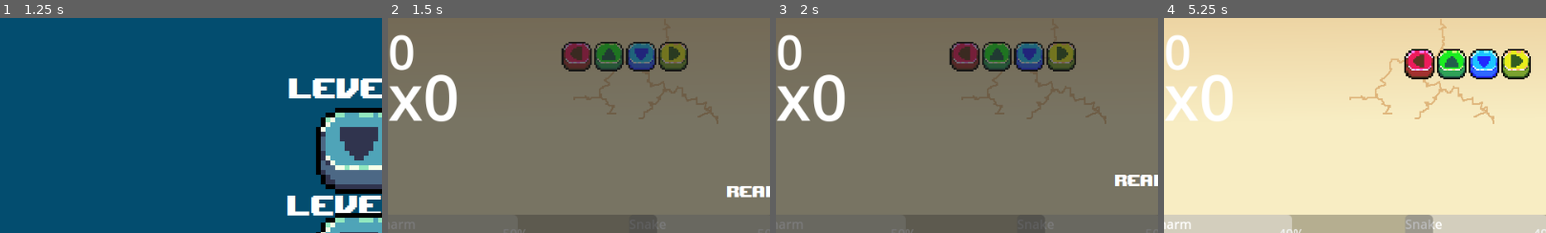
Above: before the commit, frames 1-4 (left to right).
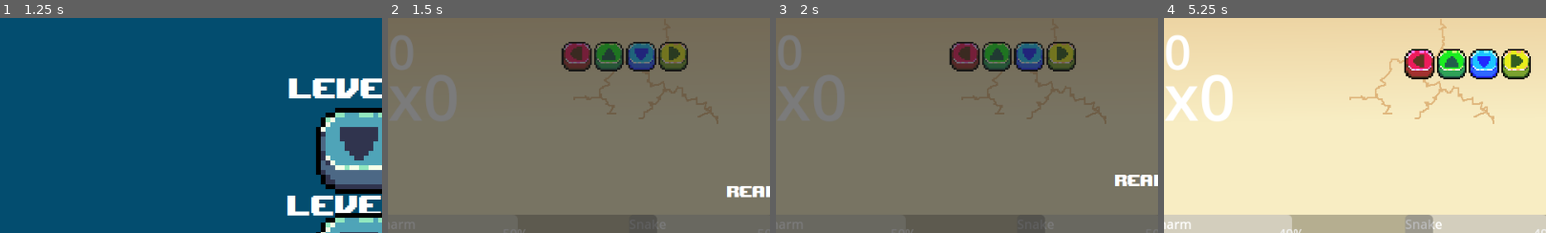
Above: after the commit, the same moments.

Repository: K0RIS/WinterMelonJam2023
Game: Godot game, scene res://assets/scenes/main_menu.tscn
The game is run twice, just before and just after one commit, with the same random seed, the same clock (stepped at 60 frames per second) and the same inputs. The engine's default icon, where the game draws it, is replaced by a stand-in: a white triangle on a blue panel in a dark square. Sound files missing from this copy of the repository are replaced by a short silence.
Inputs (mouse positions are % of the whole screen's width and height, from its top left):
- Up to frame 1 (1.25 s): click (30, 22) at 0.5 s
- Up to frame 2 (1.5 s): click (47, 31) at 1.25 s
- Up to frame 3 (2 s): no input
- Up to frame 4 (5.25 s): tap Space (Start_Level) at 2, 2.1, 2.85, 3.5, 3.6, 4.35, 5, 5.1 s; hold D (move_right) 2.03-3.53 s; tap Enter (ui_accept) at 2.27, 2.75, 3.02, 4.25, 4.52 s; hold Left (left) 3.53-4.28 s; hold D (move_right) from 4.28 s (still down)
The pictures show only the part of the screen within x 0-50%, y 0-50%; the shares and areas given below are measured in that part.

Frame 1 is identical in both runs. In frame 2, 2.3% of the frame differs, in the area x 0-18%, y 7-49%; in frame 3, 2.3%; in frame 4, nothing differs.

Commit message:
fail State added

Diff:
--- /dev/null
+++ b/FailState.gd
@@ -0,0 +1,25 @@
+extends CanvasLayer
+
+
+# Called when the node enters the scene tree for the first time.
+func _ready():
+	pass # Replace with function body.
+
+
+# Called every frame. 'delta' is the elapsed time since the previous frame.
+func _process(delta):
+	pass
+
+
+func _on_retry_pressed():
+	get_tree().reload_current_scene()
+
+
+func _on_home_pressed():
+	get_tree().paused = false
+	get_tree().change_scene_to_file("res://assets/scenes/main_menu.tscn")
+
+func  FailState():
+	get_tree().paused = true
+	$AnimationPlayer.play("failstate")
+	$LostSound
--- /dev/null
+++ b/FailState.tscn
@@ -0,0 +1,172 @@
+[gd_scene load_steps=13 format=3 uid="uid://ch3tr2o6drtbt"]
+
+[ext_resource type="Script" path="res://FailState.gd" id="1_ffv0f"]
+[ext_resource type="Texture2D" uid="uid://dv1pdie8igfsf" path="res://assets/UiAsset/cyan_square_30.png" id="2_brc45"]
+[ext_resource type="Texture2D" uid="uid://dc6tibj77kmvf" path="res://assets/UiAsset/cyan_pressed_square_29.png" id="3_2tvgk"]
+[ext_resource type="Theme" uid="uid://b33upsigydajd" path="res://assets/UiAsset/PixelFont.tres" id="4_q68cs"]
+[ext_resource type="Texture2D" uid="uid://dplk4kucvjwiy" path="res://assets/UiAsset/cyan_square_3.png" id="5_amwm7"]
+[ext_resource type="Texture2D" uid="uid://b6brbbhb8byv2" path="res://assets/UiAsset/cyan_pressed_square_2.png" id="6_t1a5m"]
+[ext_resource type="AudioStream" uid="uid://c40goqd7qvumr" path="res://assets/sound/SoundEffects/Level_Select.wav" id="7_tbssu"]
+
+[sub_resource type="Animation" id="Animation_seq6w"]
+length = 0.001
+
+[sub_resource type="Animation" id="Animation_ept0x"]
+resource_name = "Start"
+length = 3.0
+tracks/0/type = "value"
+tracks/0/imported = false
+tracks/0/enabled = true
+tracks/0/path = NodePath(".:visible")
+tracks/0/interp = 1
+tracks/0/loop_wrap = true
+tracks/0/keys = {
+"times": PackedFloat32Array(3),
+"transitions": PackedFloat32Array(1),
+"update": 1,
+"values": [false]
+}
+tracks/1/type = "method"
+tracks/1/imported = false
+tracks/1/enabled = true
+tracks/1/path = NodePath(".")
+tracks/1/interp = 1
+tracks/1/loop_wrap = true
+tracks/1/keys = {
+"times": PackedFloat32Array(3),
+"transitions": PackedFloat32Array(1),
+"values": [{
+"args": [],
+"method": &"UnPause"
+}]
+}
+
+[sub_resource type="Animation" id="Animation_0hcht"]
+resource_name = "idle"
+length = 3.0
+loop_mode = 1
+
+[sub_resource type="Animation" id="Animation_8jjec"]
+resource_name = "failstate"
+tracks/0/type = "value"
+tracks/0/imported = false
+tracks/0/enabled = true
+tracks/0/path = NodePath(".:visible")
+tracks/0/interp = 1
+tracks/0/loop_wrap = true
+tracks/0/keys = {
+"times": PackedFloat32Array(0),
+"transitions": PackedFloat32Array(1),
+"update": 1,
+"values": [true]
+}
+
+[sub_resource type="AnimationLibrary" id="AnimationLibrary_nfs0x"]
+_data = {
+"RESET": SubResource("Animation_seq6w"),
+"Start": SubResource("Animation_ept0x"),
+"failstate": SubResource("Animation_8jjec"),
+"idle": SubResource("Animation_0hcht")
+}
+
+[node name="failState" type="CanvasLayer"]
+process_mode = 3
+script = ExtResource("1_ffv0f")
+
+[node name="AnimationPlayer" type="AnimationPlayer" parent="."]
+libraries = {
+"": SubResource("AnimationLibrary_nfs0x")
+}
+
+[node name="TextureRect" type="ColorRect" parent="."]
+anchors_preset = 15
+anchor_right = 1.0
+anchor_bottom = 1.0
+grow_horizontal = 2
+grow_vertical = 2
+color = Color(0.133333, 0.133333, 0.133333, 0.596078)
+
+[node name="CenterContainer" type="CenterContainer" parent="."]
+custom_minimum_size = Vector2(960, 540)
+offset_right = 960.0
+offset_bottom = 540.0
+
+[node name="HBoxContainer" type="HBoxContainer" parent="CenterContainer"]
+layout_mode = 2
+theme_override_constants/separation = 240
+
+[node name="Control" type="Control" parent="CenterContainer/HBoxContainer"]
+layout_mode = 2
+
+[node name="MainButtons" type="VBoxContainer" parent="CenterContainer/HBoxContainer"]
+custom_minimum_size = Vector2(960, 540)
+layout_mode = 2
+theme_override_constants/separation = 50
+alignment = 1
+metadata/_edit_group_ = true
+
+[node name="VBoxContainer" type="HBoxContainer" parent="CenterContainer/HBoxContainer/MainButtons"]
+layout_mode = 2
+theme_override_constants/separation = 15
+
+[node name="Retry" type="TextureButton" parent="CenterContainer/HBoxContainer/MainButtons/VBoxContainer"]
+texture_filter = 1
+custom_minimum_size = Vector2(100, 100)
+layout_mode = 2
+size_flags_horizontal = 0
+size_flags_vertical = 4
+texture_normal = ExtResource("2_brc45")
+texture_pressed = ExtResource("3_2tvgk")
+stretch_mode = 4
+metadata/_edit_group_ = true
+
+[node name="Label" type="Label" parent="CenterContainer/HBoxContainer/MainButtons/VBoxContainer"]
+layout_mode = 2
+size_flags_horizontal = 4
+theme = ExtResource("4_q68cs")
+theme_override_font_sizes/font_size = 70
+text = "Retry?"
+horizontal_alignment = 1
+vertical_alignment = 1
+
+[node name="VBoxContainer3" type="HBoxContainer" parent="CenterContainer/HBoxContainer/MainButtons"]
+layout_mode = 2
+theme_override_constants/separation = 15
+
+[node name="Home" type="TextureButton" parent="CenterContainer/HBoxContainer/MainButtons/VBoxContainer3"]
+texture_filter = 1
+custom_minimum_size = Vector2(100, 100)
+layout_mode = 2
+texture_normal = ExtResource("5_amwm7")
+texture_pressed = ExtResource("6_t1a5m")
+stretch_mode = 4
+metadata/_edit_group_ = true
+
+[node name="Label" type="Label" parent="CenterContainer/HBoxContainer/MainButtons/VBoxContainer3"]
+layout_mode = 2
+size_flags_horizontal = 0
+theme = ExtResource("4_q68cs")
+theme_override_font_sizes/font_size = 70
+text = "Menu"
+horizontal_alignment = 1
+vertical_alignment = 1
+
+[node name="Label" type="Label" parent="."]
+offset_left = 239.0
+offset_top = 60.0
+offset_right = 651.0
+offset_bottom = 124.0
+size_flags_horizontal = 4
+theme = ExtResource("4_q68cs")
+theme_override_font_sizes/font_size = 70
+text = "You LOst. . ."
+horizontal_alignment = 1
+vertical_alignment = 1
+
+[node name="LostSound" type="AudioStreamPlayer" parent="."]
+stream = ExtResource("7_tbssu")
+pitch_scale = 0.55
+bus = &"SFX"
+
+[connection signal="pressed" from="CenterContainer/HBoxContainer/MainButtons/VBoxContainer/Retry" to="." method="_on_retry_pressed"]
+[connection signal="pressed" from="CenterContainer/HBoxContainer/MainButtons/VBoxContainer3/Home" to="." method="_on_home_pressed"]
--- a/assets/scenes/Levels/LevelOne.tscn
+++ b/assets/scenes/Levels/LevelOne.tscn
@@ -1,6 +1,7 @@
-[gd_scene load_steps=6 format=3 uid="uid://bmebqeqnbdcur"]
+[gd_scene load_steps=7 format=3 uid="uid://bmebqeqnbdcur"]
 
 [ext_resource type="PackedScene" uid="uid://d10fviu00m7jp" path="res://assets/scenes/LevelBase.tscn" id="1_yo8sc"]
+[ext_resource type="PackedScene" uid="uid://ch3tr2o6drtbt" path="res://FailState.tscn" id="2_p36mt"]
 [ext_resource type="AudioStream" uid="uid://64qx3f08yj11" path="res://assets/sound/music/level_one/Level_1_Principal.ogg" id="2_tosxs"]
 [ext_resource type="AudioStream" uid="uid://q2vfx5i32n2f" path="res://assets/sound/music/level_one/Level_1_Ney.ogg" id="3_iv3it"]
 [ext_resource type="AudioStream" uid="uid://2te1ssqxhsuh" path="res://assets/sound/music/level_one/Level_1_Combo.ogg" id="4_w60ci"]
@@ -8,13 +9,13 @@
 
 [node name="Level" instance=ExtResource("1_yo8sc")]
 
-[node name="ReadyUpScreen" parent="." index="0"]
-visible = true
+[node name="failState" parent="." index="0" instance=ExtResource("2_p36mt")]
+visible = false
 
-[node name="TextureRect" parent="." index="1"]
+[node name="TextureRect" parent="." index="2"]
 texture = ExtResource("5_k7m7y")
 
-[node name="SnakeCharmer" parent="." index="4"]
+[node name="SnakeCharmer" parent="." index="5"]
 position = Vector2(298, 405)
 
 [node name="RhythmGame" parent="SnakeCharmer/Node" index="0"]
@@ -29,6 +30,8 @@
 [node name="ComboTrack" parent="SnakeCharmer/Node/RhythmGame" index="2"]
 stream = ExtResource("4_w60ci")
 
+[connection signal="died" from="SnakeCharmer" to="failState" method="FailState"]
+
 [editable path="EnvironmentalAreas"]
 [editable path="SnakeCharmer"]
 [editable path="SnakeCharmer/Node/RhythmGame"]
--- a/assets/scenes/rock.tscn
+++ b/assets/scenes/rock.tscn
@@ -1,7 +1,7 @@
 [gd_scene load_steps=4 format=3 uid="uid://b3eeq7btimrnc"]
 
 [ext_resource type="Script" path="res://assets/scripts/rock.gd" id="1_lkiy0"]
-[ext_resource type="Texture2D" uid="uid://cuvq7up0uk2f8" path="res://assets/icon.svg" id="3_udtbt"]
+[ext_resource type="Texture2D" uid="uid://bpfha3lprcahi" path="res://assets/sprites/rock.png" id="2_phpxs"]
 
 [sub_resource type="CircleShape2D" id="CircleShape2D_fjk73"]
 radius = 18.1108
@@ -18,8 +18,9 @@
 debug_color = Color(0.611765, 0.419608, 0.862745, 0.419608)
 
 [node name="Sprite2D" type="Sprite2D" parent="."]
-scale = Vector2(0.25, 0.25)
-texture = ExtResource("3_udtbt")
+position = Vector2(0, 2)
+scale = Vector2(0.75, 0.75)
+texture = ExtResource("2_phpxs")
 
 [node name="Timer" type="Timer" parent="."]
 wait_time = 4.0
--- a/assets/scripts/Player.gd
+++ b/assets/scripts/Player.gd
@@ -1,6 +1,6 @@
 extends CharacterBody2D
 class_name SnakeCharmer
-
+signal  died
 const SPEED = 800.0
 const JUMP_VELOCITY = -400.0
 
@@ -62,7 +62,7 @@
 func  CheckHealth():
 	if CurrentHealth <= 0:
 		print("you lost due lost of health")
-
+		emit_signal("died")
 
 func _on_hit_timer_timeout():
 	taking_damage = false
--- a/ready_up_screen.tscn
+++ b/ready_up_screen.tscn
@@ -75,7 +75,6 @@
 
 [node name="ReadyUpScreen" type="CanvasLayer"]
 process_mode = 3
-visible = false
 script = ExtResource("1_u37yj")
 
 [node name="AnimationPlayer" type="AnimationPlayer" parent="."]
@@ -95,8 +94,8 @@
 anchors_preset = 15
 anchor_right = 1.0
 anchor_bottom = 1.0
-offset_right = 3840.0
-offset_bottom = 2063.86
+offset_right = 1920.0
+offset_bottom = 1080.0
 grow_horizontal = 2
 grow_vertical = 2
 theme = ExtResource("2_m6s3u")
Not shown, added: assets/sound/SoundEffects/Level_Select.wav.import
Not shown, changed: assets/sound/music/Wrong/Wrong_1.wav.import
Not shown, changed: assets/sound/music/Wrong/Wrong_2.wav.import
Not shown, changed: assets/sound/music/Wrong/Wrong_3.wav.import
Not shown, changed: assets/sound/music/Wrong/Wrong_4.wav.import
Not shown, changed: assets/sound/music/Wrong/Wrong_5.wav.import
Not shown, changed: assets/sound/music/Wrong/Wrong_6.wav.import
Not shown, changed: assets/sound/music/Wrong/Wrong_7.wav.import
Not shown, changed: assets/sound/music/Wrong/Wrong_8.wav.import
Binary file added: assets/sprites/rock.png
Not shown, added: assets/sprites/rock.png.import
Not shown, added: assets/sound/SoundEffects/Level_Select.wav
